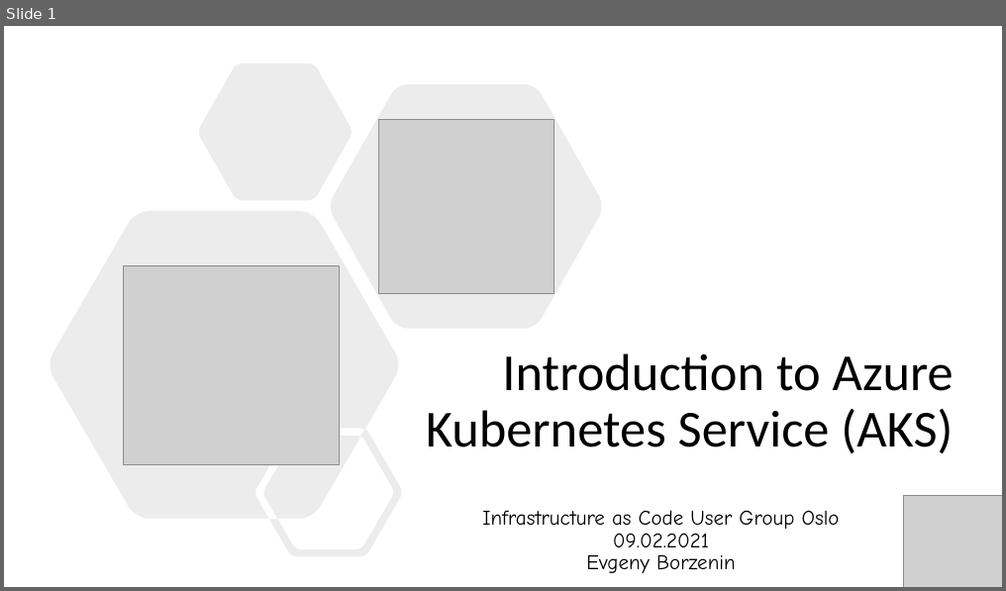
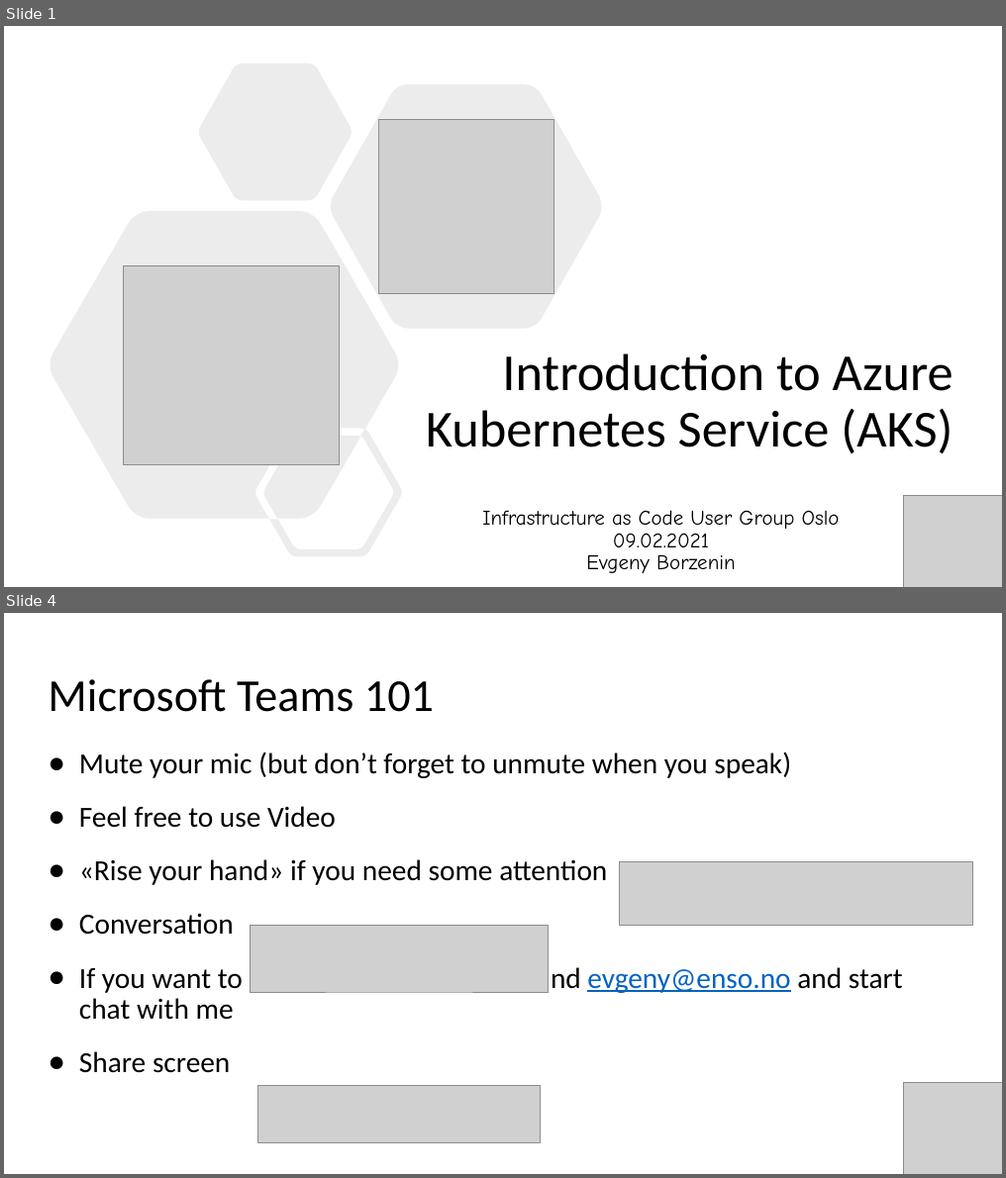
Before and after one commit to evgenyb/aks-workshops, a slide deck: 01-aks-and-k8s-101/slides/Introduction to AKS.pptx. Shown one above the other, each under a label of ours: slide 1 before the commit, slides 1 and 4 after it; the slides between them are not shown. The pictures are 1006x591 and 1006x1178 pixels, drawn with LibreOffice and Linux fonts; fonts in the diff are those of the drawing; grey boxes stand for pictures. Boxes give left, top, right and bottom in pixels: in the first picture for what was removed or moved away, otherwise in the second. Text is boxed around its words. In the diff, an @@ line names an element or a change of style, - is before the commit and + after.

```diff
--- a/01-aks-and-k8s-101/slides/Introduction to AKS.pptx
+++ b/01-aks-and-k8s-101/slides/Introduction to AKS.pptx
@@ slide 4 added at [4,613,1002,1174], background #FFFFFF @@
@@ title added at [48,679,434,712], 44 pt, text #000000 @@
+Microsoft Teams 101
@@ text added at [79,752,903,1073], 28 pt, text #000000 @@
+● Mute your mic (but don’t forget to unmute when you speak)
+● Feel free to use Video
+● «Rise your hand» if you need some attention
+● Conversation
+● If you want to have private discussion, find evgeny@enso.no and start chat with me
+● Share screen
@@ picture added at [620,862,973,925] @@
@@ picture added at [251,925,548,992] @@
@@ picture added at [257,1085,540,1143] @@
@@ picture added at [904,1082,1002,1174] @@
```
Also in this commit, not shown: 3 other slides added, 11 other files.
